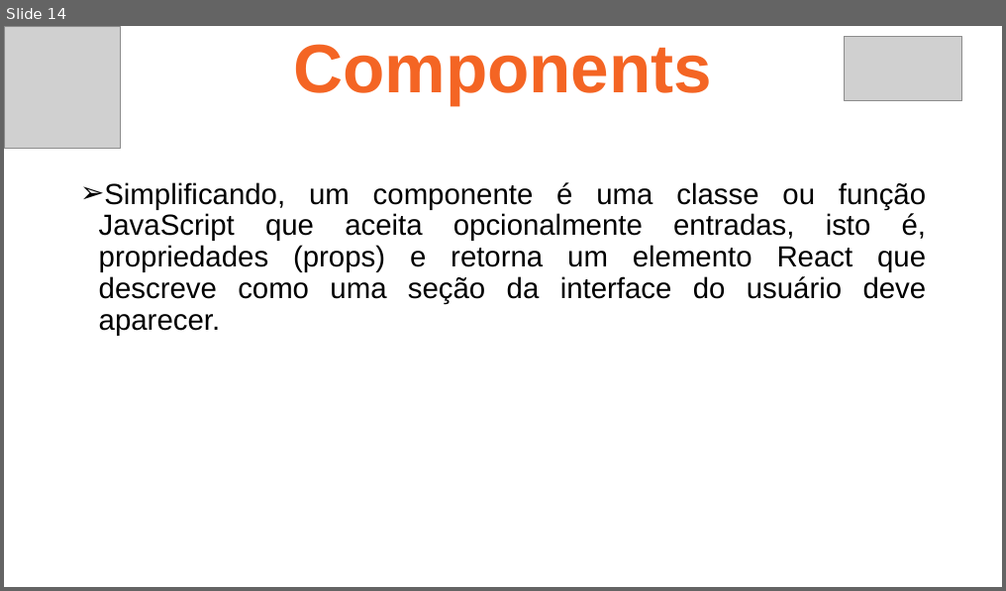
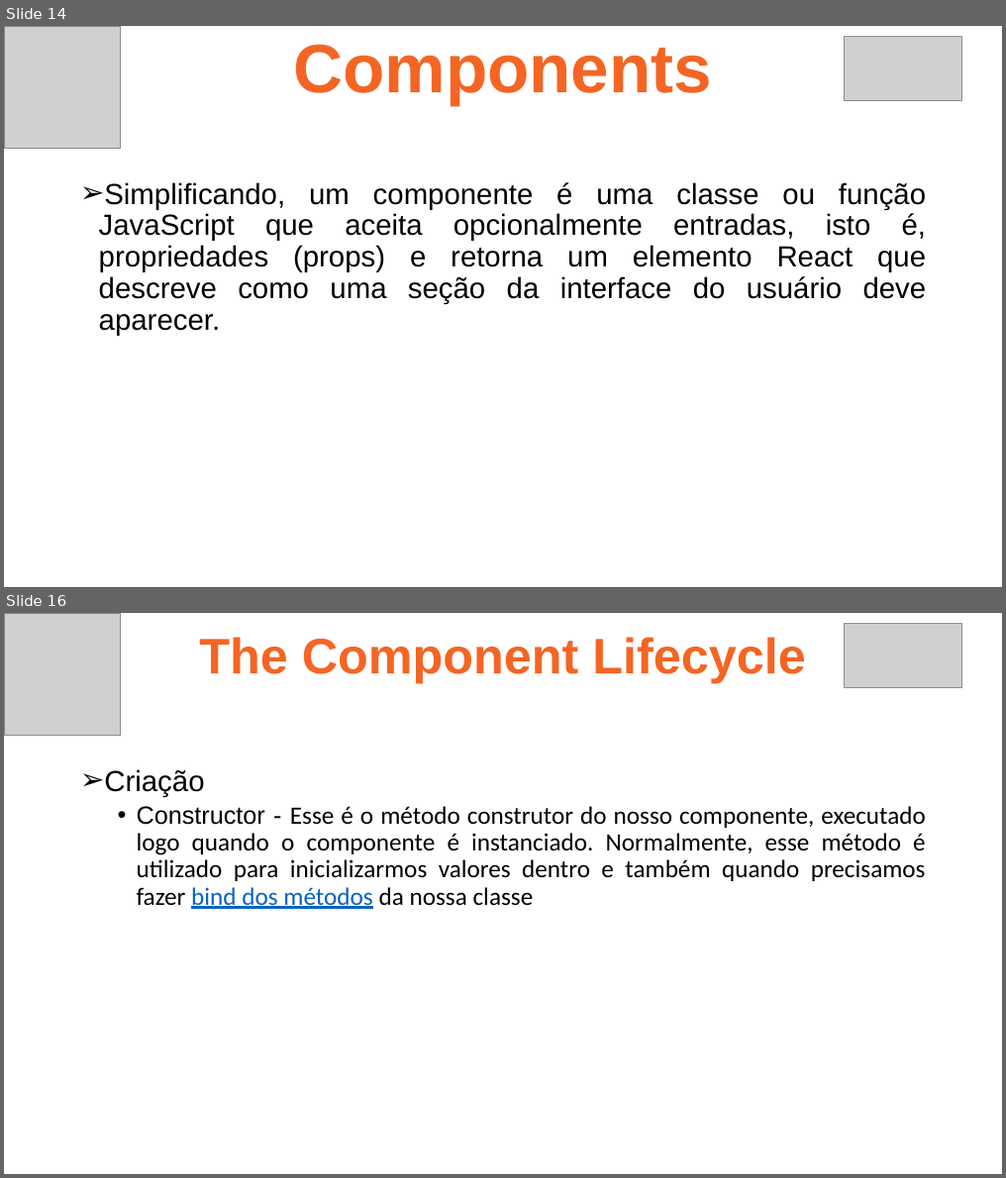
Before and after one commit to ruan4f/Treinamento_Node_React, a slide deck: material/ReactAula1.pptx. Shown one above the other, each under a label of ours: slide 14 before the commit, slides 14 and 16 after it; the slides between them are not shown. The pictures are 1006x591 and 1006x1178 pixels, drawn with LibreOffice and Linux fonts; fonts in the diff are those of the drawing; grey boxes stand for pictures. Boxes give left, top, right and bottom in pixels: in the first picture for what was removed or moved away, otherwise in the second. Text is boxed around its words. In the diff, an @@ line names an element or a change of style, - is before the commit and + after.

```diff
--- a/material/ReactAula1.pptx
+++ b/material/ReactAula1.pptx
@@ slide 16 added at [4, 613, 1002, 1174], background #FFFFFF @@
@@ picture added at [4, 613, 120, 736] @@
@@ text added at [199, 637, 806, 683], 48 pt, text #F46524, bold @@
+The Component Lifecycle
@@ picture added at [844, 623, 962, 687] @@
@@ text added at [104, 769, 926, 909], 24 pt, text #000000 @@
+➢ Criação
+  • Constructor - Esse é o método construtor do nosso componente, executado logo quando o componente é instanciado. Normalmente, esse método é utilizado para inicializarmos valores dentro e também quando precisamos fazer bind dos métodos da nossa classe
```
Also in this commit, not shown: 3 slides changed, 4 other slides added, 14 other files.
